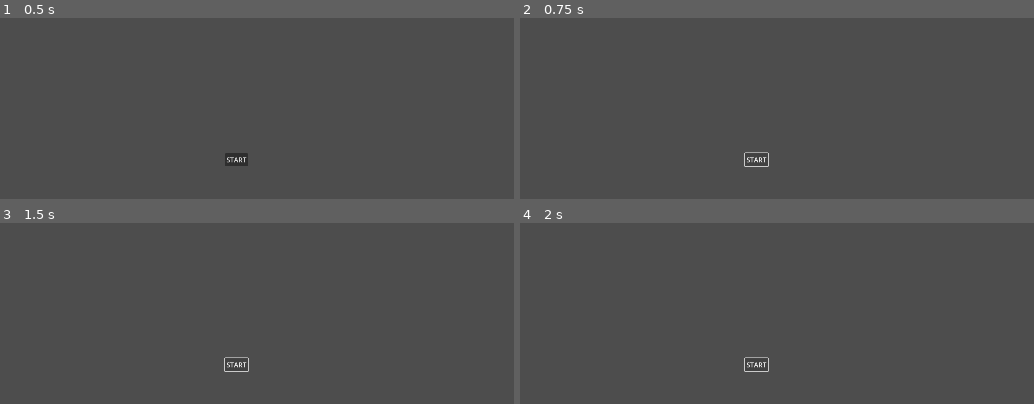
Above: before the commit, frames 1-4 (two rows, left to right).
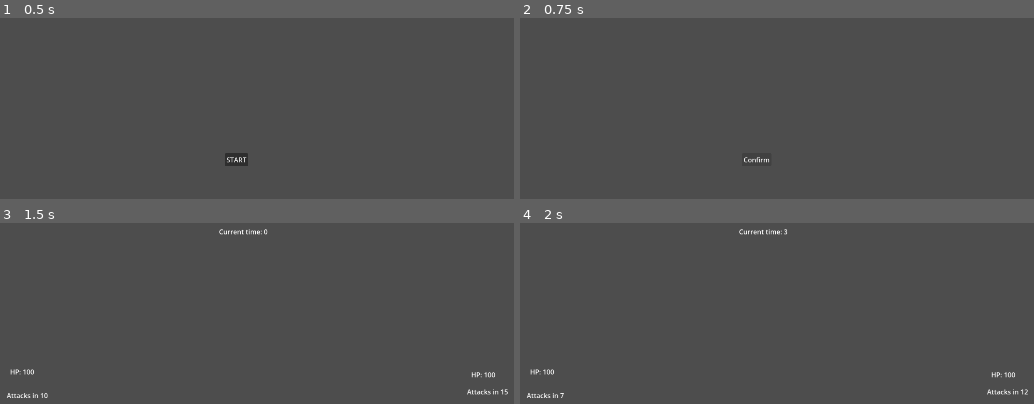
Above: after the commit, the same moments.

Repository: TheJustikar/piratesoftware-gamejam-16
Game: Godot game, scene res://Scenes/MainMenu/MainMenuScene.tscn
Two runs of this game, one before a commit and one after it. Both use one fixed random seed, a clock stepped at 60 frames per second and the inputs below.
Inputs (mouse positions are in pixels of both pictures, inside the frame that each line leads up to):
- Up to frame 1 (0.5 s): no input
- Up to frame 2 (0.75 s): click "START" at 0.5 s
- Up to frame 3 (1.5 s): click (236, 364) at 1.25 s, where only the run before the commit has a clickable "START"
- Up to frame 4 (2 s): no input

Frame 1 is identical in both runs. In frame 2, 0.2% of the frame differs, in the area x 43-49%, y 74-83%; in frame 3, 0.7%, in the area x 1-99%, y 3-97%; in frame 4, 0.7%.
Error before the commit: Parse Error: Too few arguments for "new()" call. Expected at least 6 but received 5. (res://GameObjects/Global.gd:11)

Commit message:
add name to tests

Diff:
--- a/GameObjects/Global.gd
+++ b/GameObjects/Global.gd
@@ -8,8 +8,8 @@
 	progress = 0
 
 func player() -> Player:
-	return Player.new(upgrades, 100, 0, 10, 10)
+	return Player.new(upgrades, "test", 100, 0, 10, 10)
 
 func currentEnemy() -> Enemy:
 	#TODO check enemy according to progress
-	return Enemy.new(100, 0, 10, 15)
+	return Enemy.new("test", 100, 0, 10, 15)
